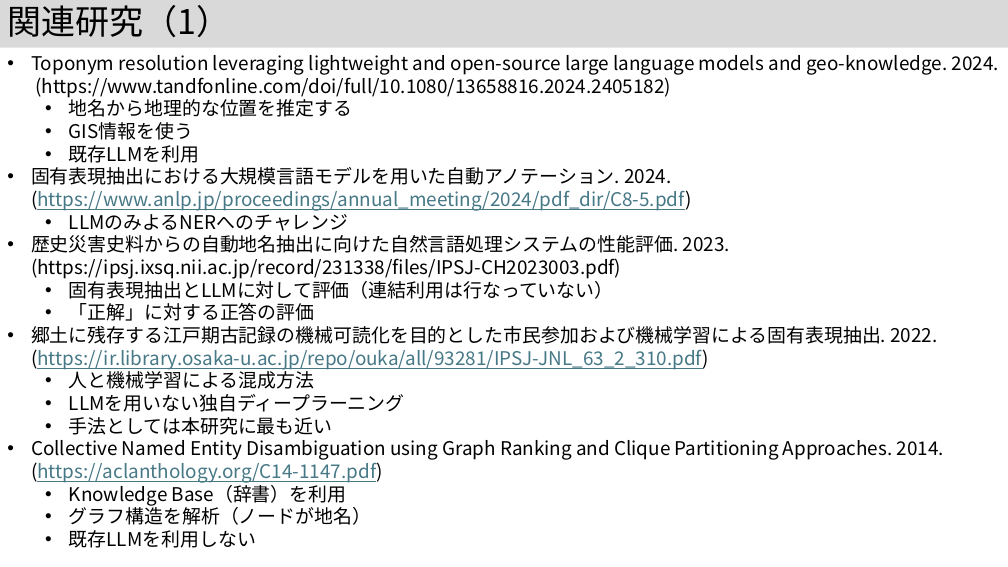
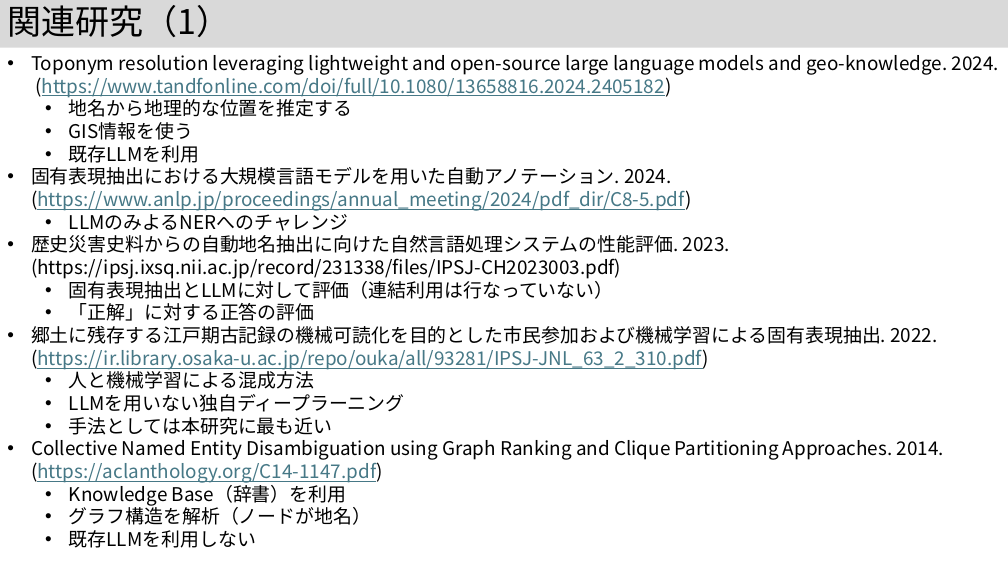
Before and after one commit to kouamano/nihongo-region-name-extract, a slide deck: slide 5 of jsik2026taikai.pptx. Drawn at 1008x567 pixels with LibreOffice and Linux fonts; fonts in the diff are those of the drawing. Boxes give left, top, right and bottom in pixels: in the first picture for what was removed or moved away, otherwise in the second. Text is boxed around its words. In the diff, an @@ line names an element or a change of style, - is before the commit and + after.

```diff
--- a/jsik2026taikai.pptx
+++ b/jsik2026taikai.pptx
@@ text at (31,55,999,98): text colour #000000 to #467886, underline on in "(https://www.tandfonline.com/doi/full/10.1080/13658816.2024. ..." @@
```
Also in this commit, not shown: 7 other slides changed, 2 slides added, 1 slide removed.
